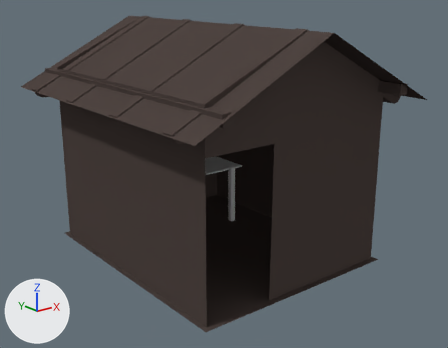
What one commit did to the Blender file Galgenhuette.blend.
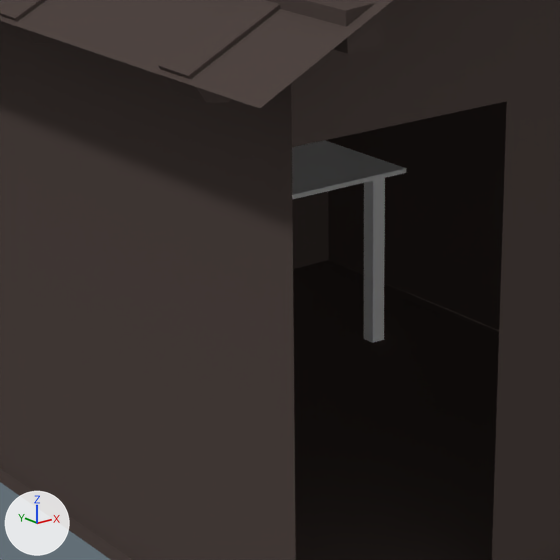
Each version is shown whole from a 50 mm lens placed at (-4.44, -5.78, 3.23), pointed at (0.03, -0.18, 0.99), then close up on the part from 25% to 65% of the width and 32% to 84% of the height. Lighting does not change. The marker at lower left points along +X, +Y and +Z.

The first close-up shows 'Cube', 'Galgenhuette.001'.
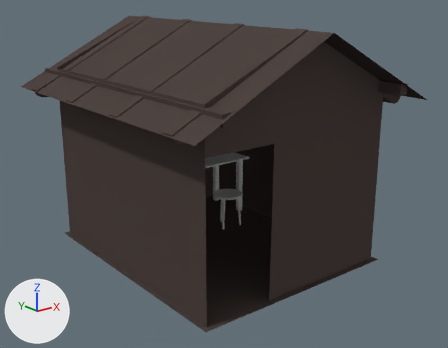
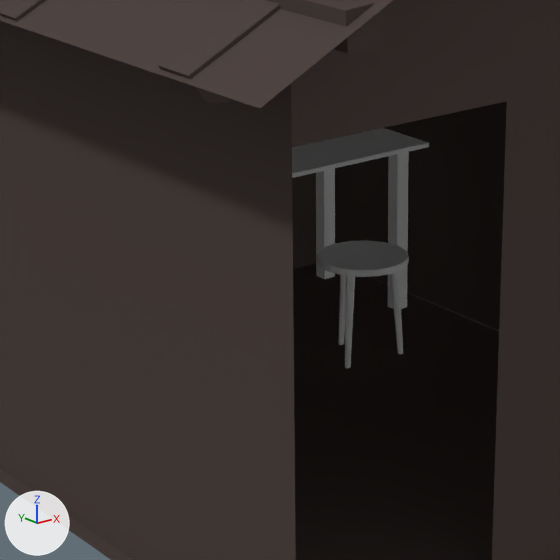
What differs and where, as boxes [x1, y1, x2, y2] in the close-ups (560 x 560 px):
'Cube', deleted: before [292, 140, 407, 343]
'WoodenTable', added: after [292, 128, 429, 309]
'Stool', added: after [317, 240, 409, 368]

The change, as a diff of the scene's bpy script:
```diff
--- a/Galgenhuette.blend.py
+++ b/Galgenhuette.blend.py
@@ mat_galgenhuette_props @@
+mat_galgenhuette_props = diffuse_material('Galgenhuette.Props')
+mat_galgenhuette_props.base_color = (0.8, 0.8, 0.8)  # white #e7e7e7
@@ me_woodentable @@
+me_woodentable.from_pydata(...)  # a box spanning x -0.6..0.6, y -0.25..0.5, z 0.79..0.81; a box spanning x 0.467..0.533, y -0.183..-0.117, z 0.0..0.8; a box spanning x 0.467..0.533, y 0.367..0.433, z 0.0..0.8; a box spanning x -0.533..-0.467, y -0.183..-0.117, z 0.0..0.8; a box spanning x -0.533..-0.467, y 0.367..0.433, z 0.0..0.8
+me_woodentable.materials.append(mat_galgenhuette_props)  # white #e7e7e7
@@ me_stool @@
+me_stool.from_pydata(...)  # 80 vertices, 48 faces; spans x -0.2..0.2, y -0.2..0.2, z -0.45..0.015
+me_stool.polygons.foreach_set('use_smooth', [True] * 48)
+me_stool.materials.append(mat_galgenhuette_props)  # white #e7e7e7
@@ ob_cube @@
-ob_cube = bpy.data.objects.new('Cube', me_cube_005)
-ob_cube.location = (0.235, 0.927, 0.8)
@@ ob_woodentable @@
+ob_woodentable = bpy.data.objects.new('WoodenTable', me_woodentable)
+ob_woodentable.parent = ob_galgenhuette_interior
+ob_woodentable.location = (0.584, 0.927, 0.0)
@@ ob_galgenhuette_interior @@
+ob_galgenhuette_interior = bpy.data.objects.new('Galgenhuette.Interior', None)
+ob_galgenhuette_interior.location = (0.0, 0.0, 0.0)
@@ ob_stool @@
+ob_stool = bpy.data.objects.new('Stool', me_stool)
+ob_stool.parent = ob_galgenhuette_interior
+ob_stool.location = (0.581, 0.418, 0.45)
```
